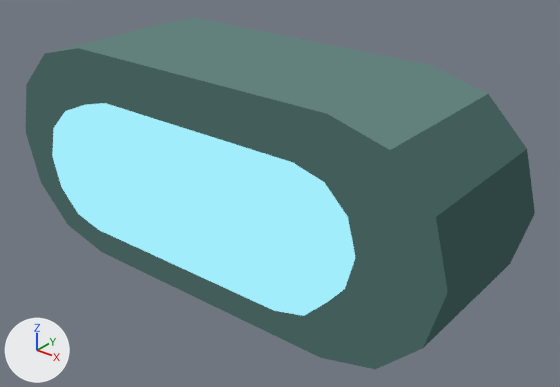
The glTF model Assets/TD2/Screen3D/Kit07/celadon/Signal_Lamp.gltf as it was, and as the next commit left it.
Both versions are drawn from a 50 mm lens placed at (0.287, -0.38, 0.264), pointed at (0.021, -0.048, 0.058). Every picture has the same lights, and +X, +Y and +Z are marked at lower left. The older version comes first.

Script lines for the objects in view, before the commit:
```python
mat_k07_celadon_link_light = bpy.data.materials.new('K07_celadon_link_light')
mat_k07_celadon_link_light.use_nodes = True; mat_k07_celadon_link_light.node_tree.nodes.clear()
_N = mat_k07_celadon_link_light.node_tree.nodes; _L = mat_k07_celadon_link_light.node_tree.links
n0 = _N.new('ShaderNodeEmission'); n0.name = 'Emission'
n0.inputs[0].default_value = (0.361, 0.847, 0.965, 1.0)  # 'Color', cyan #a2edfb
n1 = _N.new('ShaderNodeLightPath'); n1.name = 'Light Path'
n2 = _N.new('ShaderNodeBsdfTransparent'); n2.name = 'Transparent BSDF'
n3 = _N.new('ShaderNodeMixShader'); n3.name = 'Mix Shader'
n4 = _N.new('ShaderNodeOutputMaterial'); n4.name = 'Material Output'
_L.new(n1.outputs[0], n3.inputs[0])  # 'Is Camera Ray' to 'Factor'
_L.new(n2.outputs[0], n3.inputs[1])  # 'BSDF' to 'Shader'
_L.new(n0.outputs[0], n3.inputs[2])  # 'Emission' to 'Shader'
_L.new(n3.outputs[0], n4.inputs[0])  # 'Shader' to 'Surface'
me_signal_lamp_003 = bpy.data.meshes.new('Signal_Lamp.003')
me_signal_lamp_003.from_pydata(...)  # 64 vertices, 120 faces; spans x -0.16..0.16, y -0.115..0.0, z 0.0..0.14
# faces by material slot: [32, 8, 20, 60]
me_signal_lamp_003.materials.append(mat_k07_celadon_graphite_dark)
me_signal_lamp_003.materials.append(mat_k07_celadon_graphite_light)
me_signal_lamp_003.materials.append(mat_k07_celadon_graphite)
me_signal_lamp_003.materials.append(mat_k07_celadon_link_light)
ob_signal_lamp_baked = bpy.data.objects.new('Signal_Lamp_baked', me_signal_lamp_003)
ob_signal_lamp_baked.location = (0.0, 0.0, 0.0)
```
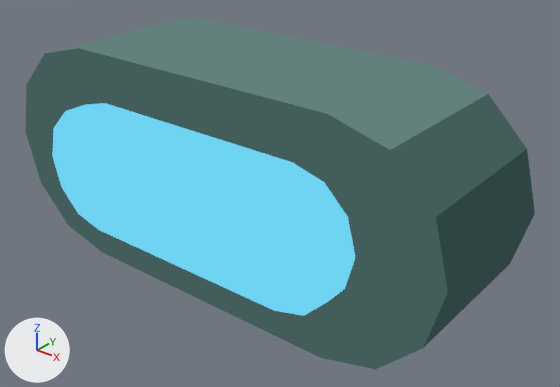
Location of each change, [x1, y1, x2, y2] in pixels of the pictures (560 x 387 px):
'Signal_Lamp_baked', recoloured
    both: [49, 100, 358, 319]

The change, as a list of edits to the scene's bpy script:
```text
Change mat_k07_celadon_link_light:
    where n0 = _N.new('ShaderNodeEmission'); n0.name = 'Emission'
    n0.inputs[0].default_value: (0.361, 0.847, 0.965, 1.0) -> (0.159, 0.651, 0.888, 1.0)  # 'Color', cyan #a2edfb -> 'Color', cyan #6fd3f2
```
